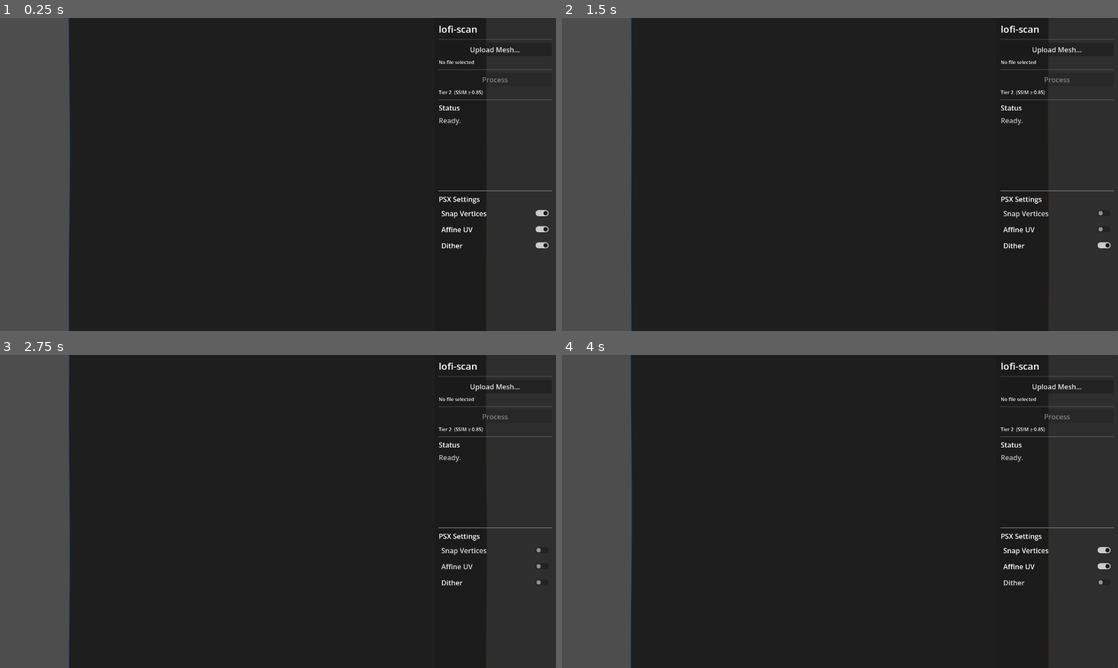
Above: before the commit, frames 1-4 (two rows, left to right).
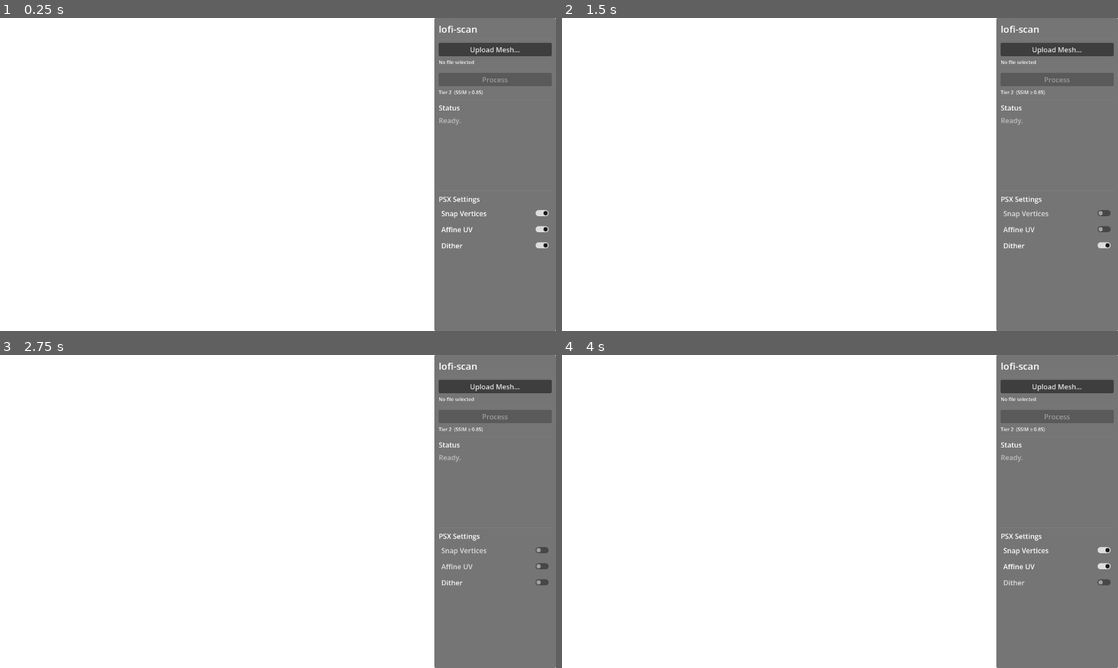
Above: after the commit, the same moments.

Repository: rendyrayana/lofi-scan
Game: Godot game, scene res://scenes/main.tscn
Two runs of this game, one before a commit and one after it. Both use one fixed random seed, a clock stepped at 60 frames per second and the inputs below.
Inputs:
- Up to frame 1 (0.25 s): no input
- Up to frame 2 (1.5 s): click "Snap Vertices" at 0.5 s; click "Affine UV" at 1.25 s
- Up to frame 3 (2.75 s): click "Dither" at 2 s
- Up to frame 4 (4 s): click "Snap Vertices" at 2.75 s; click "Affine UV" at 3.5 s

The runs differ from the first frame. In frame 1, 100% of the frame differs, in the area x 0-100%, y 0-100%; in frame 2, 100%; in frame 3, 100%; in frame 4, 100%.
Error after the commit: Parse Error: Cannot infer the type of "candidate" variable because the value doesn't have a set type. (res://scripts/main.gd:168)

Commit message:
Fix texture sweep: auto-detect texture alongside .obj and pass it explicitly
decimate_bake.py raises RuntimeError when input_texture is null and the MTL
file is missing, but Blender exits 0 — causing texture_sweep.py to crash with
FileNotFoundError when it tries to score views that were never rendered.

When the user picks a .obj, the app now scans for a same-basename .jpg/.jpeg/
.png/.tga in the same directory and stores it as selected_texture_path. That
path is included as input_texture in both _godot_search.json and _godot_tex.json,
so decimate_bake.py finds the texture and the full pipeline succeeds.

Diff:
--- a/godot_app/scripts/main.gd
+++ b/godot_app/scripts/main.gd
@@ -20,8 +20,9 @@
 var crt_shader: Shader
 
 # ─── App state ───────────────────────────────────────────────────────────────
-var selected_path: String = ""
-var repo_root:     String = ""
+var selected_path:         String = ""
+var selected_texture_path: String = ""
+var repo_root:             String = ""
 var pipeline_thread: Thread
 
 const PYTHON_BIN  := "/usr/bin/python3"
@@ -160,6 +161,14 @@
 
 func _on_file_selected(path: String) -> void:
 	selected_path = path
+	selected_texture_path = ""
+	if path.get_extension().to_lower() == "obj":
+		var base := path.get_basename()
+		for ext in ["jpg", "jpeg", "png", "tga"]:
+			var candidate := base + "." + ext
+			if FileAccess.file_exists(candidate):
+				selected_texture_path = candidate
+				break
 	input_label.text = path.get_file()
 	process_btn.disabled = false
 	_set_status("[color=yellow]Mesh selected — press Process to run pipeline.[/color]")
@@ -192,6 +201,7 @@
 		"render_resolution": 256, "bake_resolution": 1024,
 		"merge_distance": 0.0, "blender_bin": BLENDER_BIN,
 		"camera_distance": 2.5,
+		"input_texture": selected_texture_path if selected_texture_path != "" else null,
 	}
 	_write_json(cache.path_join("_godot_search.json"), search_cfg)
 
@@ -221,6 +231,7 @@
 		"resolutions": [16, 32, 64, 128, 256],
 		"render_resolution": 256, "merge_distance": 0.0,
 		"blender_bin": BLENDER_BIN, "camera_distance": 2.5,
+		"input_texture": selected_texture_path if selected_texture_path != "" else null,
 	}
 	_write_json(cache.path_join("_godot_tex.json"), tex_cfg)
 
